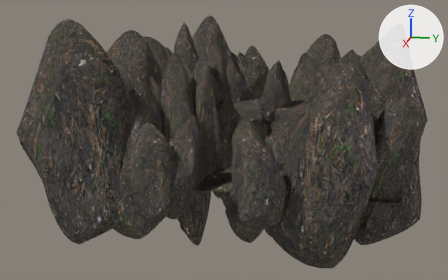
The glTF model Editor/assets/models/canyon/cave04.gltf, before and after one commit.
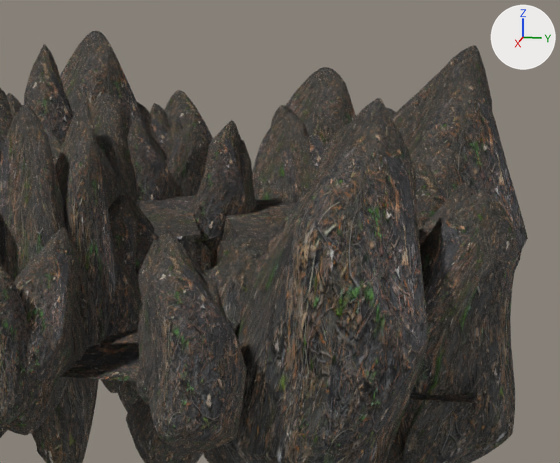
Each version appears first whole from a camera (50 mm lens) standing at (90.3, 12.3, 20.0) and looking at (4.1, -4.9, -1.6), and next in a close-up on the part from 36% to 99% of the width and 0% to 83% of the height. The lights are fixed; the arrows at upper right show +X, +Y and +Z. Where no turn or scale is listed for an object, it has been applied to the vertices.

The older version as bpy lines, for what is in view:
```python
me_cube_001 = bpy.data.meshes.new('Cube.001')
me_cube_001.from_pydata(...)  # 457 vertices, 910 faces; spans x -0.56..0.56, y -0.55..0.51, z -1.13..0.87
me_cube_001.materials.append(mat_rock_003)
ob_cube_458 = bpy.data.objects.new('Cube.458', me_cube_001)
ob_cube_458.location = (-23.84, 4.62, -0.34)
ob_cube_458.rotation_euler = (-3.069, -0.29, 0.0446)  # degrees (-176, -17, 2.6)
ob_cube_458.scale = (7.13, 7.13, 7.13)
ob_cube_476 = bpy.data.objects.new('Cube.476', me_cube_001)
ob_cube_476.location = (-23.9, -4.77, 0.22)
ob_cube_476.rotation_euler = (0.0767, -2.841, 0.68)  # degrees (4.4, -163, 39)
ob_cube_476.scale = (5.77, 5.77, 5.77)
ob_cube_530 = bpy.data.objects.new('Cube.530', me_cube_001)
ob_cube_530.location = (-12.75, -11.57, 2.72)
ob_cube_530.rotation_euler = (0.0943, -2.831, -1.547)  # degrees (5.4, -162, -89)
ob_cube_530.scale = (5.06, 5.06, 5.06)
ob_cube_536 = bpy.data.objects.new('Cube.536', me_cube_001)
ob_cube_536.location = (-10.18, 15.97, 1.62)
ob_cube_536.rotation_euler = (0.101, -2.831, 1.44)  # degrees (5.8, -162, 83)
ob_cube_536.scale = (12.0, 12.0, 12.0)
ob_cube_560 = bpy.data.objects.new('Cube.560', me_cube_001)
ob_cube_560.location = (25.67, 6.36, 0.34)
ob_cube_560.rotation_euler = (-0.0109, 0.106, 0.162)  # degrees (-0.6, 6.1, 9.3)
ob_cube_560.scale = (6.87, 6.87, 6.87)
ob_cube_565 = bpy.data.objects.new('Cube.565', me_cube_001)
ob_cube_565.location = (-16.23, -0.15, -0.02)
ob_cube_565.rotation_euler = (0.205, 3.082, -1.274)  # degrees (12, 177, -73)
ob_cube_565.scale = (6.96, 6.96, 6.96)
# also in view: 'Cube.518' at (-30.4, -5.9, 0.6); 'Cube.559' at (-14.1, -14.7, 1.5); 'Cube.513' at (21.0, -3.1, 2.0); 'Cube.550' at (9.9, 0.0, -9.0); 'Cube.543' at (12.0, 15.9, 2.4)
```
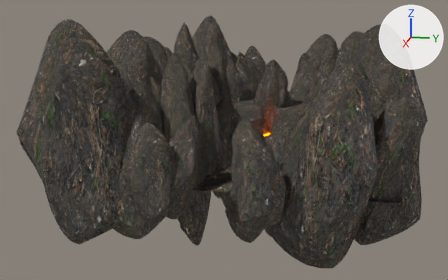
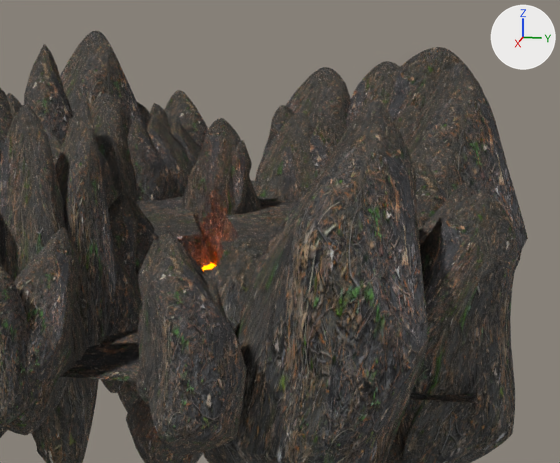
Patch to the scene script:
```diff
--- a/Editor/assets/models/canyon/cave04.gltf.py
+++ b/Editor/assets/models/canyon/cave04.gltf.py
@@ mat_material @@
+mat_material = principled_material('Material')
+mat_material.base_color = (0.647, 0.103, 0.0)  # orange #d25a00
+mat_material.roughness = 0.0
+mat_material.emission_color = (6.445, 1.022, 0.0)  # yellow #ffff00
+mat_material.emission_strength = 1.0
@@ me_plane_010 @@
+me_plane_010.from_pydata(...)  # 68 vertices, 66 faces; spans x -19.1..14.0, y -2.9..2.6, z 0.0
+me_plane_010.materials.append(mat_material)  # orange #d25a00
@@ ob_cube_458 @@
 ob_cube_458 = bpy.data.objects.new('Cube.458', me_cube_001)
-ob_cube_458.location = (-23.84, 4.62, -0.34)
-ob_cube_458.rotation_euler = (-3.069, -0.29, 0.0446)  # degrees (-176, -17, 2.6)
+ob_cube_458.location = (-24.97, 4.89, -0.34)
+ob_cube_458.rotation_euler = (-3.06, -0.28, -0.269)  # degrees (-175, -16, -15)
 ob_cube_458.scale = (7.13, 7.13, 7.13)
@@ ob_cube_476 @@
 ob_cube_476 = bpy.data.objects.new('Cube.476', me_cube_001)
-ob_cube_476.location = (-23.9, -4.77, 0.22)
-ob_cube_476.rotation_euler = (0.0767, -2.841, 0.68)  # degrees (4.4, -163, 39)
+ob_cube_476.location = (-23.6, -5.85, 0.94)
+ob_cube_476.rotation_euler = (0.0767, -2.841, -1.387)  # degrees (4.4, -163, -79)
 ob_cube_476.scale = (5.77, 5.77, 5.77)
@@ ob_cube_530 @@
 ob_cube_530.location = (-12.75, -11.57, 2.72)
-ob_cube_530.rotation_euler = (0.0943, -2.831, -1.547)  # degrees (5.4, -162, -89)
+ob_cube_530.rotation_euler = (0.0943, -2.831, -0.482)  # degrees (5.4, -162, -28)
 ob_cube_530.scale = (5.06, 5.06, 5.06)
@@ ob_cube_536 @@
 ob_cube_536.location = (-10.18, 15.97, 1.62)
-ob_cube_536.rotation_euler = (0.101, -2.831, 1.44)  # degrees (5.8, -162, 83)
+ob_cube_536.rotation_euler = (0.101, -2.831, 0.389)  # degrees (5.8, -162, 22)
 ob_cube_536.scale = (12.0, 12.0, 12.0)
@@ ob_cube_565 @@
 ob_cube_565.location = (-16.23, -0.15, -0.02)
-ob_cube_565.rotation_euler = (0.205, 3.082, -1.274)  # degrees (12, 177, -73)
+ob_cube_565.rotation_euler = (0.205, 3.082, 1.235)  # degrees (12, 177, 71)
 ob_cube_565.scale = (6.96, 6.96, 6.96)
@@ ob_plane_011 @@
+ob_plane_011 = bpy.data.objects.new('Plane.011', me_plane_010)
+ob_plane_011.location = (3.2, 0.64, -4.32)
@@ ob_cube_514 @@
+ob_cube_514 = bpy.data.objects.new('Cube.514', me_cube_001)
+ob_cube_514.location = (-26.13, 14.18, 1.88)
+ob_cube_514.rotation_euler = (-3.061, -0.29, 0.39)  # degrees (-175, -17, 22)
+ob_cube_514.scale = (9.37, 9.37, 9.37)
```

What differs and where, as boxes [x1, y1, x2, y2] in the close-ups (560 x 463 px):
'Cube.565', turned: before [189, 120, 256, 251]; after [181, 118, 262, 262]
'Cube.536', turned: before [392, 45, 492, 123]; after [387, 47, 483, 123]
'Cube.458', moved, turned: before [252, 113, 308, 203]; after [253, 112, 313, 201]
'Cube.476', moved, turned: before [165, 126, 209, 197]; after [146, 115, 193, 197]
'Cube.514', added: after [345, 61, 400, 127]
'Cube.530', turned: before [97, 144, 125, 209]; after [67, 118, 113, 209]
'Plane.011', added: after [202, 263, 216, 271]
